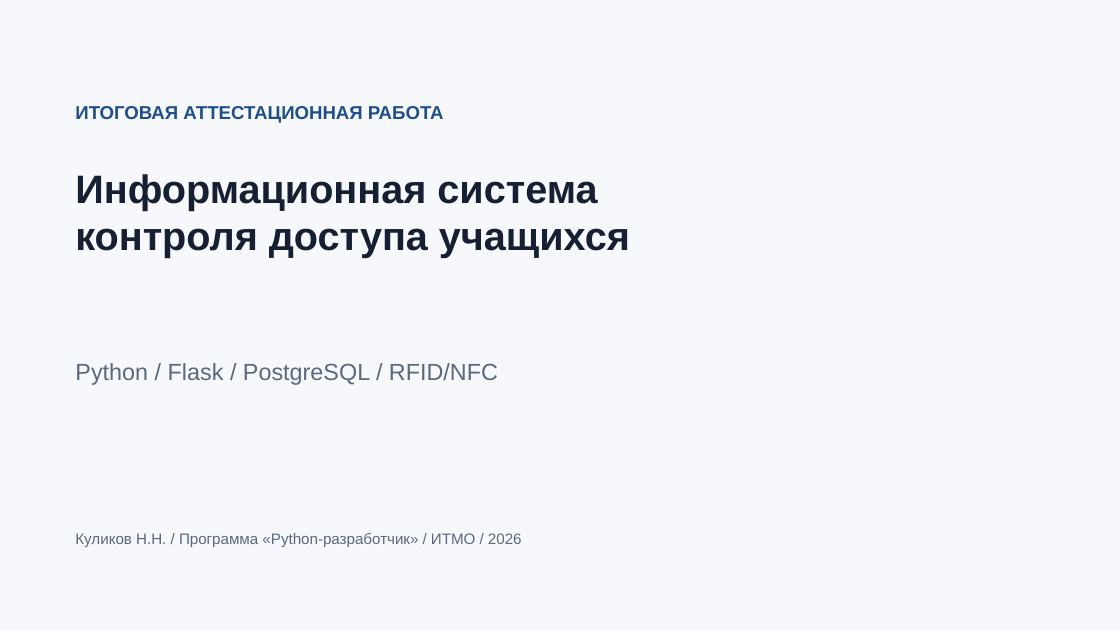
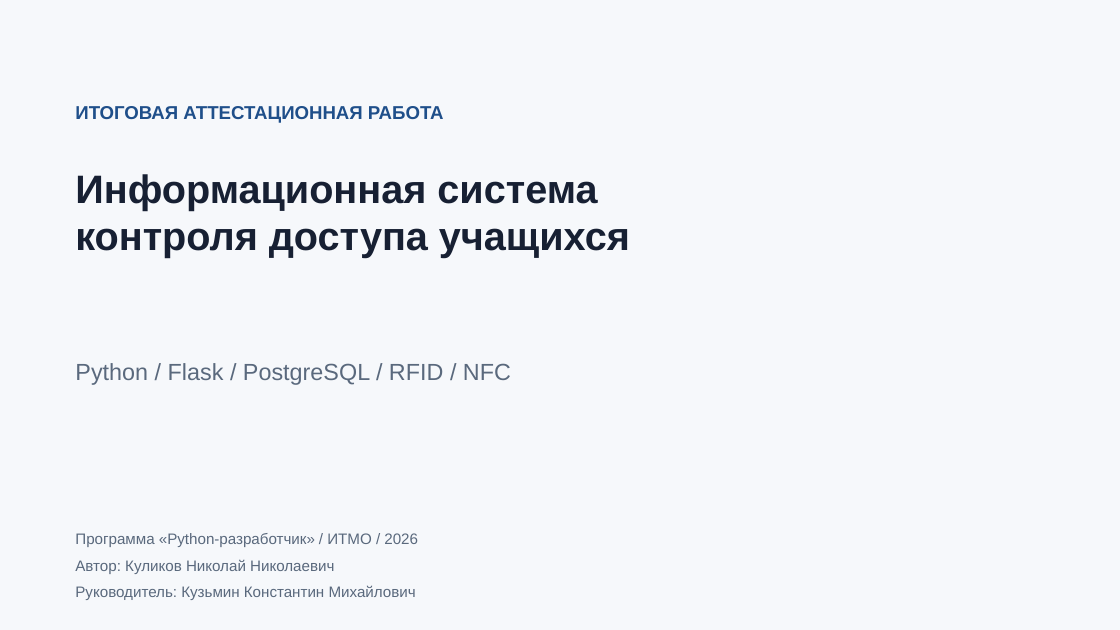
Before and after one commit to kulikov91/school_access_system, a slide deck: slide 1 of Access Control System Presentation.pptx. Drawn at 1120x630 pixels with LibreOffice and Linux fonts; fonts in the diff are those of the drawing. Boxes give left, top, right and bottom in pixels: in the first picture for what was removed or moved away, otherwise in the second. Text is boxed around its words. In the diff, an @@ line names an element or a change of style, - is before the commit and + after.

```diff
--- a/Access Control System Presentation.pptx
+++ b/Access Control System Presentation.pptx
@@ text at [75,363,511,385]: spaces changed @@
-Python / Flask / PostgreSQL / RFID/NFC
+Python / Flask / PostgreSQL / RFID / NFC
@@ text at [75,533,418,547]: text changed @@
-Куликов Н.Н. / Программа «Python-разработчик» / ИТМО / 2026
+Программа «Python-разработчик» / ИТМО / 2026
@@ text added at [75,559,334,574], 13 pt, text #5A697D @@
+Автор: Куликов Николай Николаевич
@@ text added at [75,585,416,600], 13 pt, text #5A697D @@
+Руководитель: Кузьмин Константин Михайлович
```
Also in this commit, not shown: 1 other slide changed.
